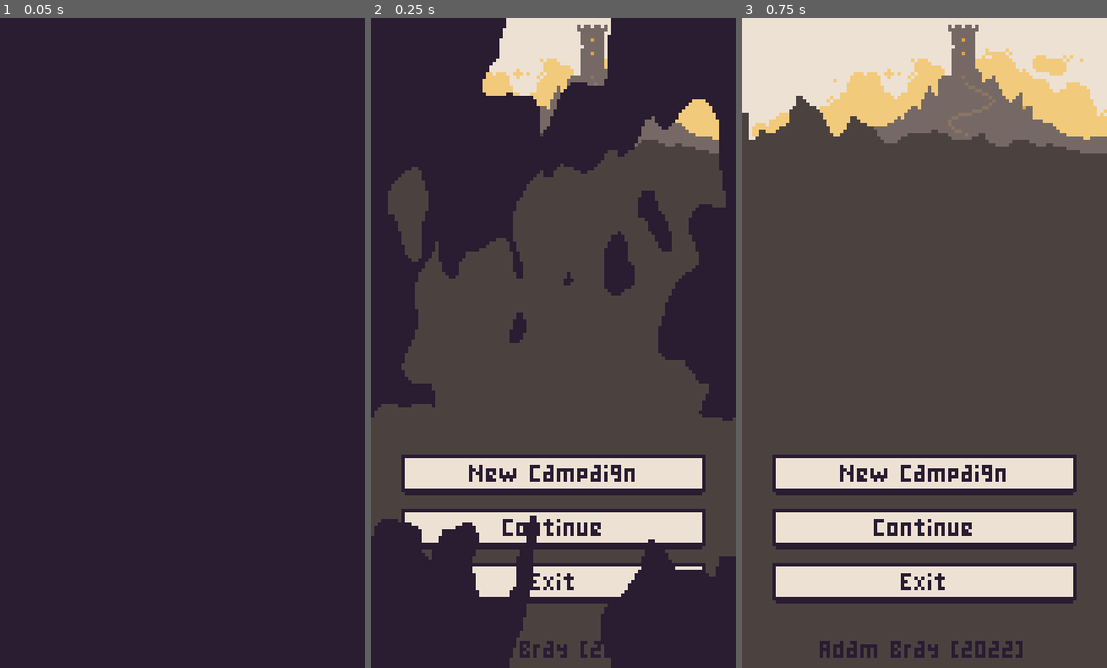
Above: before the commit, frames 1-3 (left to right).
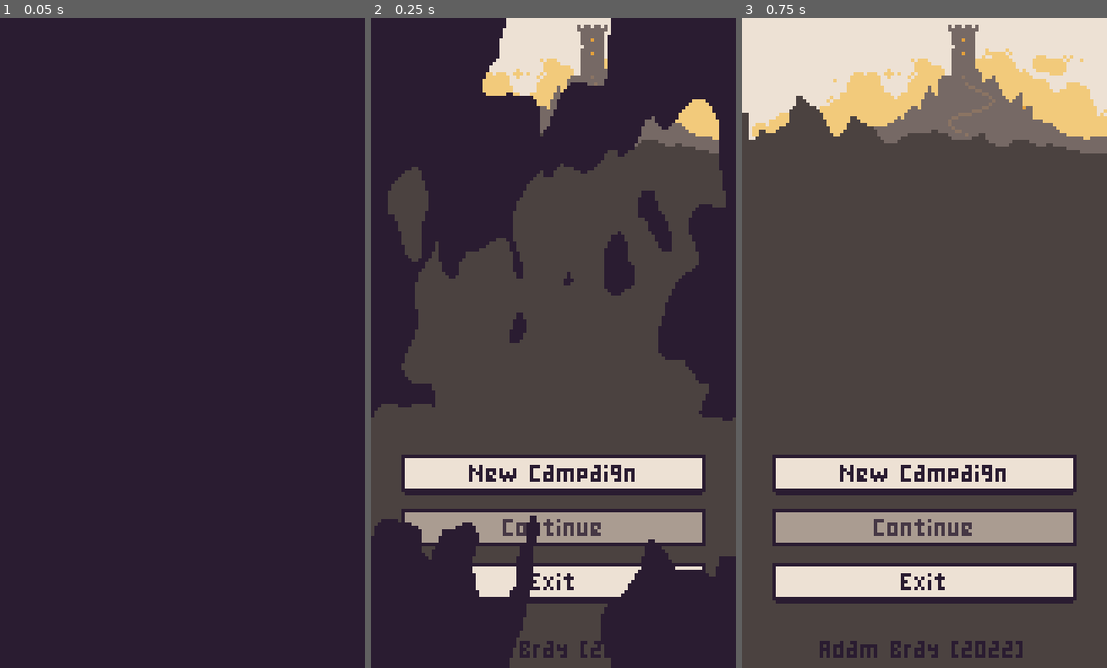
Above: after the commit, the same moments.

Repository: ashriot/PicoTactics
Game: Godot game, scene res://src/Main.tscn
The game is run twice, just before and just after one commit, with the same random seed, the same clock (stepped at 60 frames per second) and the same inputs.
Inputs:
- Up to frame 1 (0.05 s): no input
- Up to frame 2 (0.25 s): no input
- Up to frame 3 (0.75 s): click "New Campaign" at 0.5 s

Frame 1 is identical in both runs. In frame 2, 3.6% of the frame differs, in the area x 9-91%, y 76-82%; in frame 3, 4.2%.

Commit message:
working music

Diff:
--- /dev/null
+++ b/resources/visual/gui/font_fancy.tres
@@ -0,0 +1,7 @@
+[gd_resource type="DynamicFont" load_steps=2 format=2]
+
+[ext_resource path="res://assets/fonts/Fanky.ttf" type="DynamicFontData" id=1]
+
+[resource]
+size = 6
+font_data = ExtResource( 1 )
--- a/src/Main.gd
+++ b/src/Main.gd
@@ -13,8 +13,8 @@
 	_quit_button.visible = OS.get_name() != "HTML5"
 
 	_screen_transition.fade_in()
+	BackgroundMusic.start(preload("res://assets/music/start.mp3"))
 	yield(_screen_transition, "faded_in")
-	BackgroundMusic.start(preload("res://assets/music/start.mp3"))
 
 
 func _on_Start_pressed() -> void:
--- a/src/Main.tscn
+++ b/src/Main.tscn
@@ -79,6 +79,7 @@
 margin_right = 90.0
 margin_bottom = 28.0
 rect_min_size = Vector2( 48, 12 )
+disabled = true
 text = "Continue"
 
 [node name="Quit" type="Button" parent="Buttons"]
@@ -95,7 +96,6 @@
 }
 
 [node name="ConfigPanel" parent="." instance=ExtResource( 5 )]
-visible = false
 
 [node name="Copyright" type="Label" parent="."]
 anchor_top = 1.0
--- a/src/audio/BackgroundMusic.gd
+++ b/src/audio/BackgroundMusic.gd
@@ -13,6 +13,7 @@
 func start(music: AudioStream) -> void:
 	_player.stream = music
 	_player.play(0)
+	print("playing")
 
 
 func stop() -> void:
--- a/src/game/ScreenTransition.tscn
+++ b/src/game/ScreenTransition.tscn
@@ -72,3 +72,5 @@
 [node name="AnimationPlayer" type="AnimationPlayer" parent="."]
 anims/fade_in = SubResource( 5 )
 anims/fade_out = SubResource( 7 )
+
+[connection signal="animation_finished" from="AnimationPlayer" to="." method="_on_AnimationPlayer_animation_finished"]
Binary file added: assets/fonts/Fanky.ttf
Binary file changed: assets/graphics/ui/ui_theme.png
